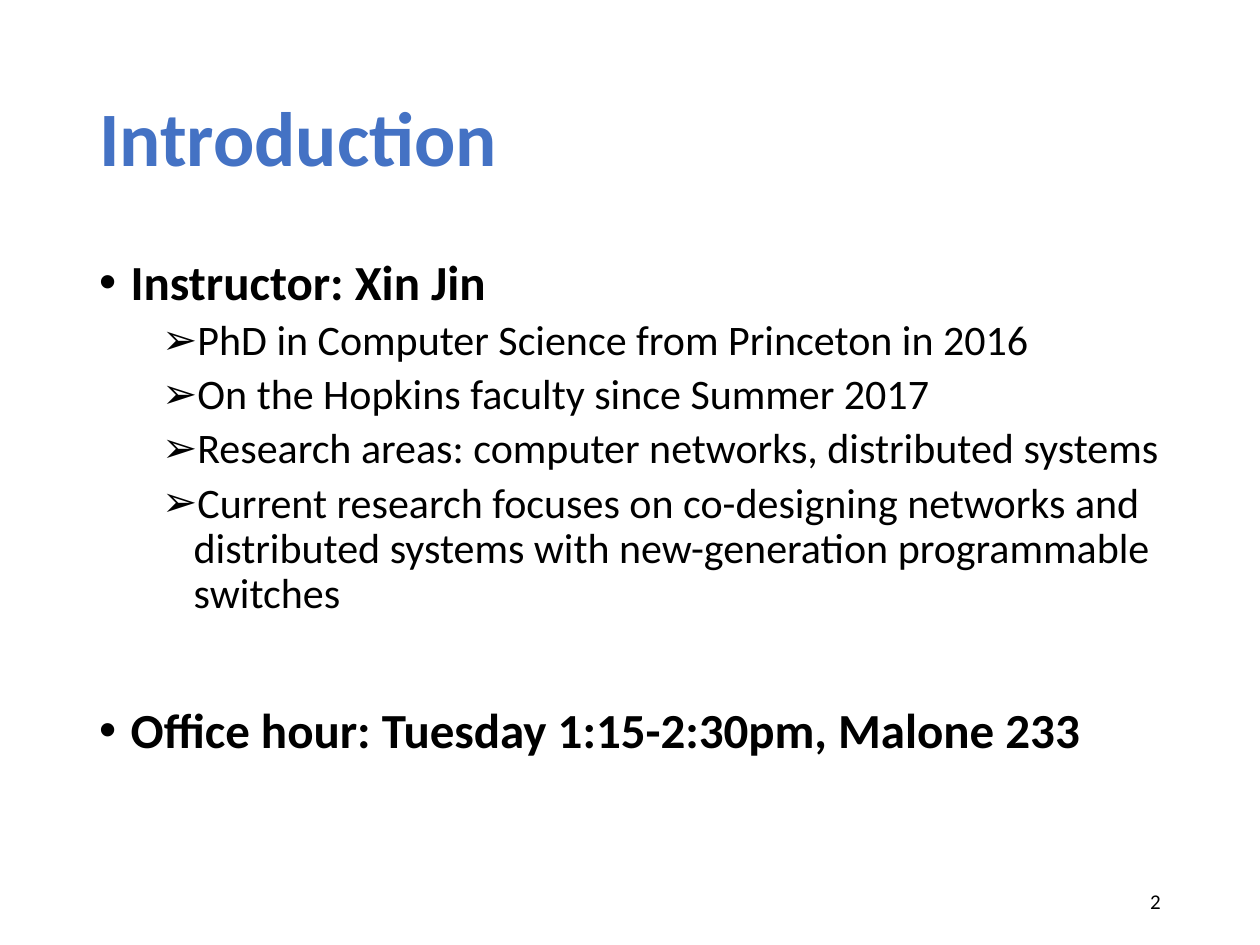
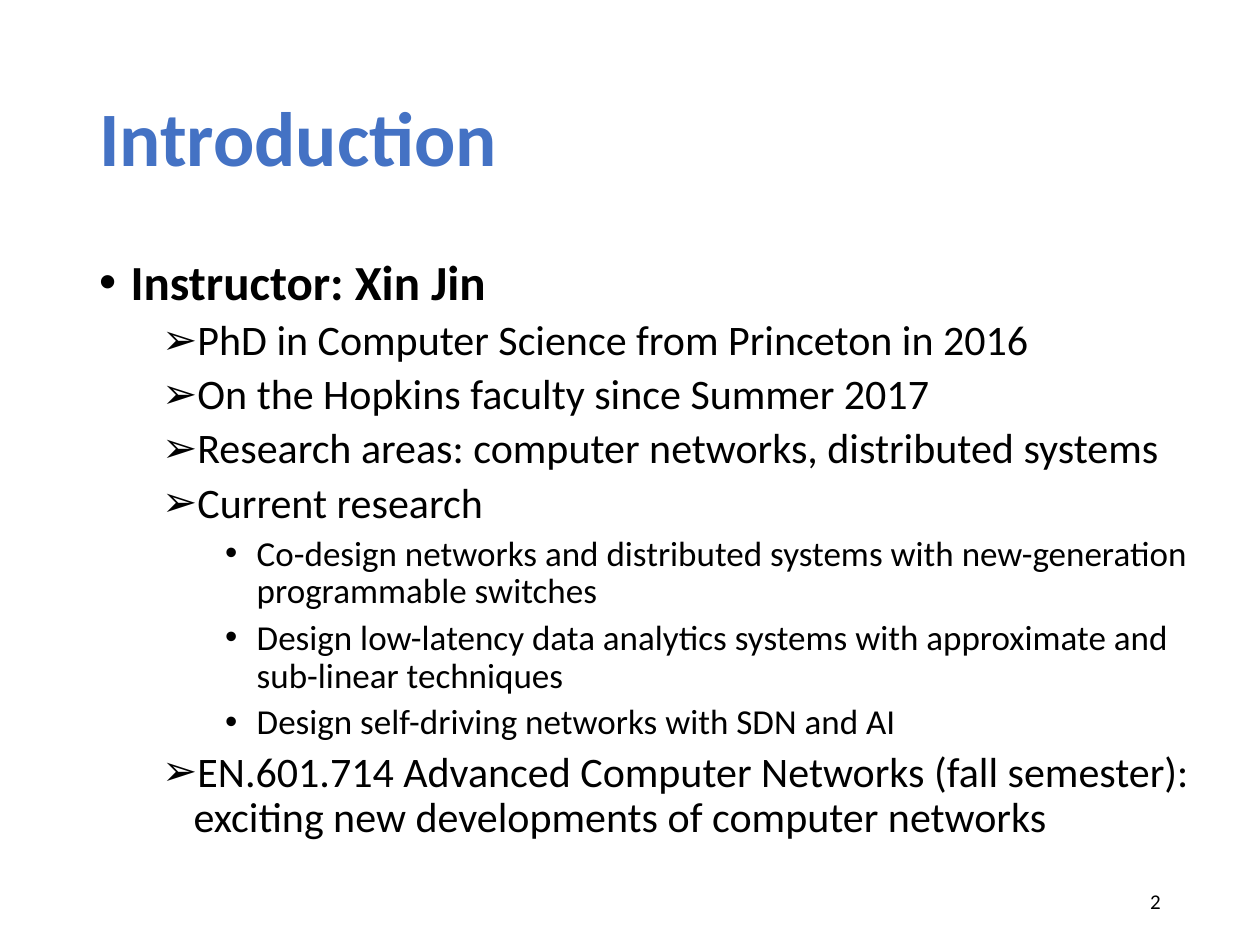
Before and after one commit to xinjin/course-net, a slide deck: slide 2 of slides/lec01_introduction.pptx. Drawn at 1260x945 pixels with LibreOffice and Linux fonts; fonts in the diff are those of the drawing. Boxes give left, top, right and bottom in pixels: in the first picture for what was removed or moved away, otherwise in the second. Text is boxed around its words. In the diff, an @@ line names an element or a change of style, - is before the commit and + after.

```diff
--- a/slides/lec01_introduction.pptx
+++ b/slides/lec01_introduction.pptx
@@ text at <box>194,488,1189,840</box>: text changed; size 24 to 20 pt @@
-  ➢ Current research focuses on co-designing networks and distributed systems with new-generation programmable switches
-• Office hour: Tuesday 1:15-2:30pm, Malone 233
+  ➢ Current research
+    • Co-design networks and distributed systems with new-generation programmable switches
+    • Design low-latency data analytics systems with approximate and sub-linear techniques
+    • Design self-driving networks with SDN and AI
+  ➢ EN.601.714 Advanced Computer Networks (fall semester): exciting new developments of computer networks
```
Also in this commit, not shown: 9 other slides changed, 2 slides added, 1 slide removed, 1 other file.
